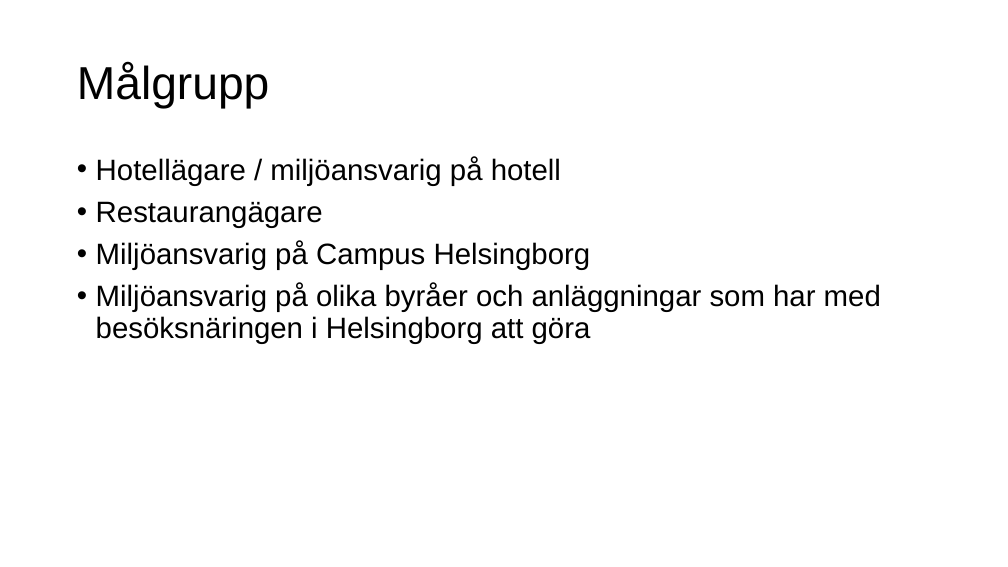
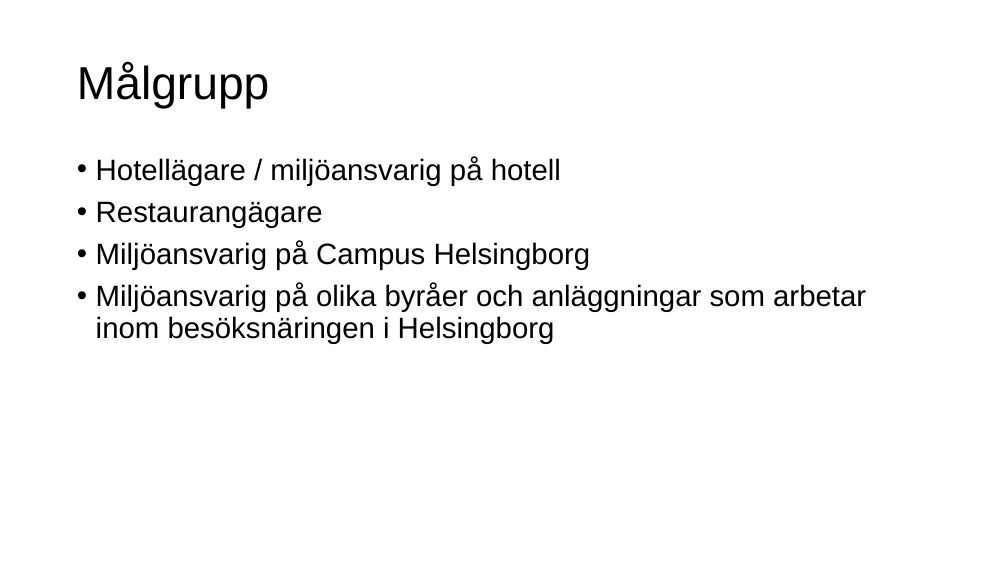
Before and after one commit to Sjofil/HASAB-IDA3, a slide deck: slide 2 of Processrapport/Utvecklingsplan.pptx. Drawn at 1008x567 pixels with LibreOffice and Linux fonts; fonts in the diff are those of the drawing. Boxes give left, top, right and bottom in pixels: in the first picture for what was removed or moved away, otherwise in the second. Text is boxed around its words. In the diff, an @@ line names an element or a change of style, - is before the commit and + after.

```diff
--- a/Processrapport/Utvecklingsplan.pptx
+++ b/Processrapport/Utvecklingsplan.pptx
@@ text at bbox=[96, 283, 866, 344]: text changed @@
-• Miljöansvarig på olika byråer och anläggningar som har med besöksnäringen i Helsingborg att göra
+• Miljöansvarig på olika byråer och anläggningar som arbetar inom besöksnäringen i Helsingborg
```
Also in this commit, not shown: 3 slides added, 3 slides removed.
